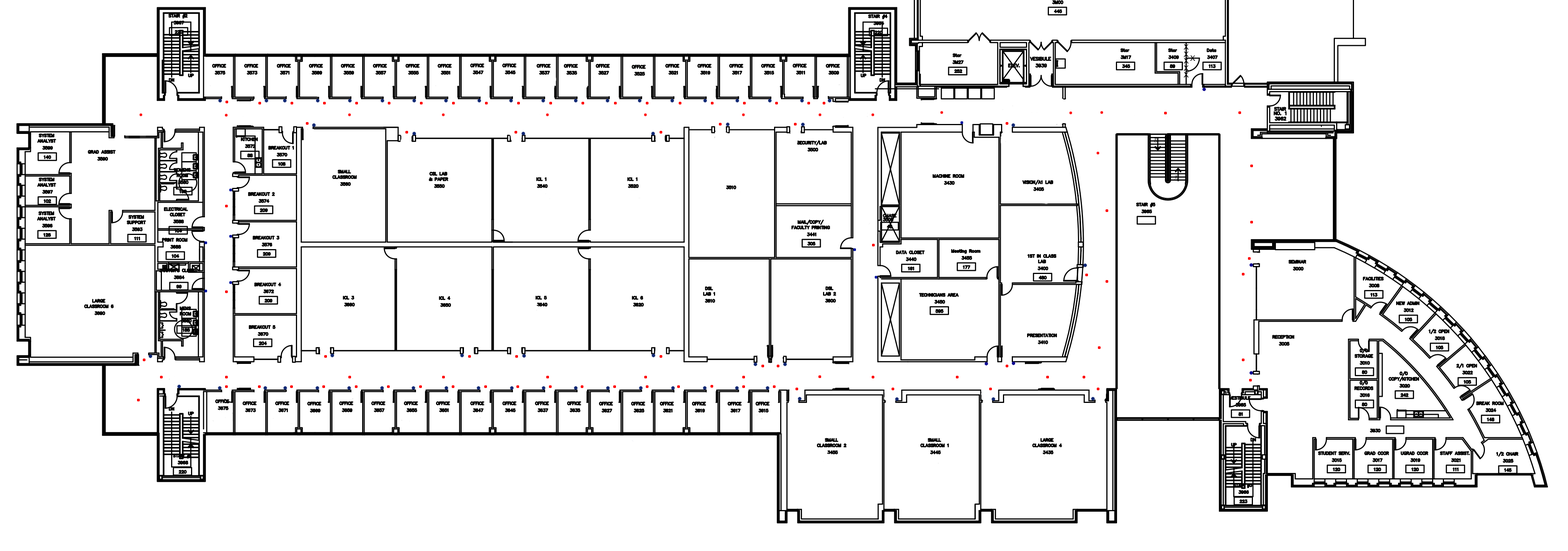
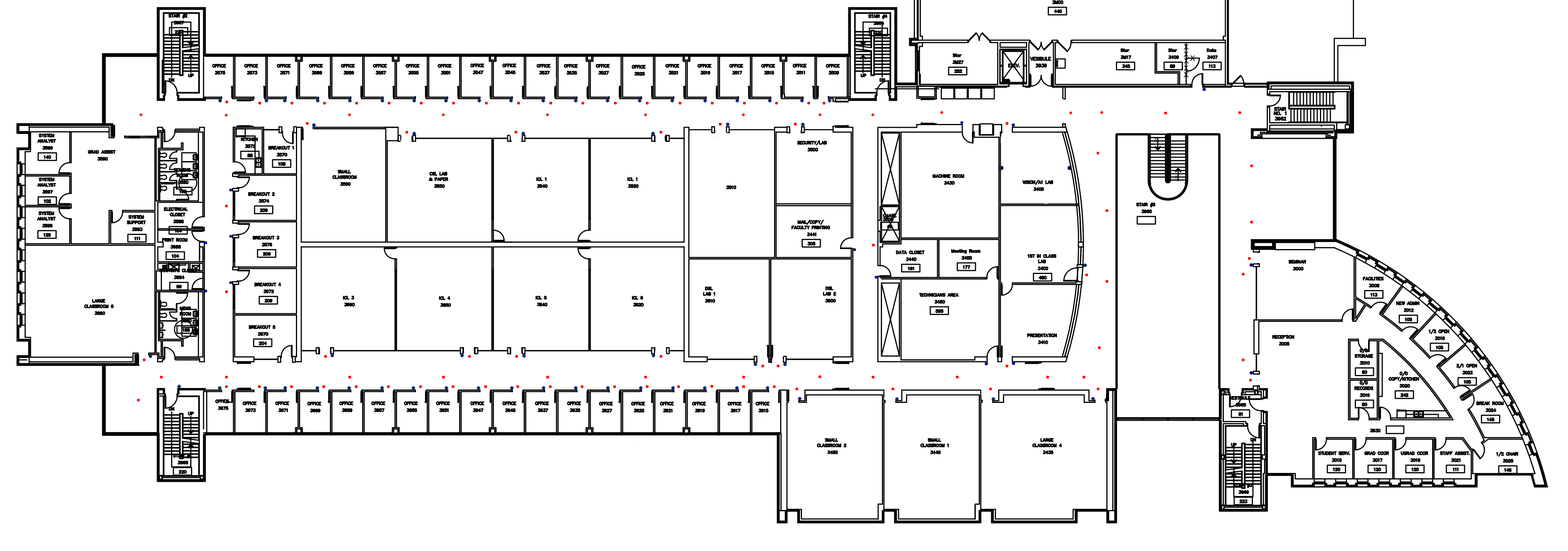
Layers edited between the first and the second 1568px x 551px image:
painted on "Barcode" over [999, 165, 1072, 171]
